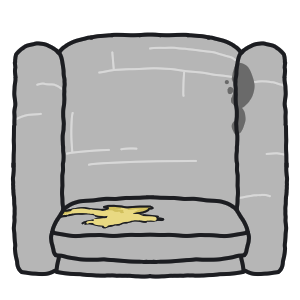
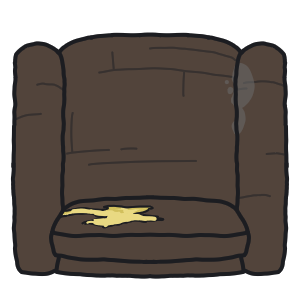
Two versions of the same layered image (300px x 300px). Layer-by-layer changes:
painted on "Paint Layer 1" over [14, 36, 288, 275]
renamed "Paint Layer 5" to "Stain", painted on it over [14, 36, 288, 256]
renamed "Paint Layer 4" to "DamageColor", painted on it over [14, 36, 288, 256]
added group "Color3" with 2 layers above "Color2" over [14, 36, 288, 275]
added layer "DetailLines" (1st of 3, in "Color3") in group "Color3" over [14, 36, 288, 256]
added layer "Color1" (1st of 4, in "Color3") in group "Color3" over [14, 36, 288, 275]
renamed "Paint Layer 2" to "Color1", moved it into group "Color1", painted on it over [14, 36, 288, 275]
